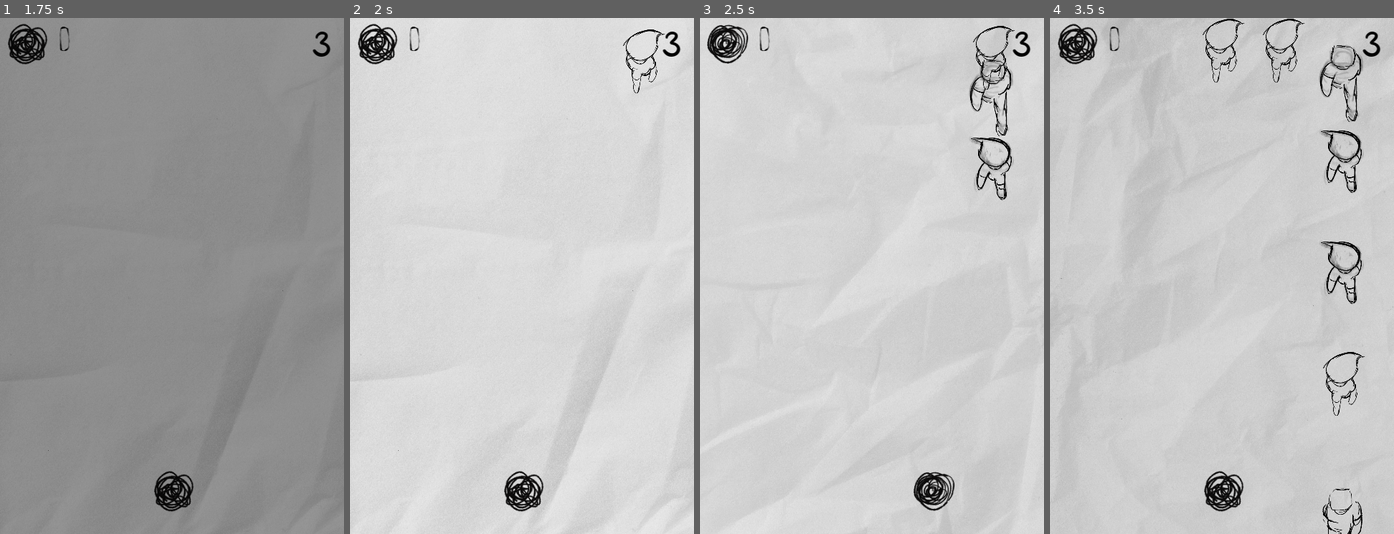
Above: before the commit, frames 1-4 (left to right).
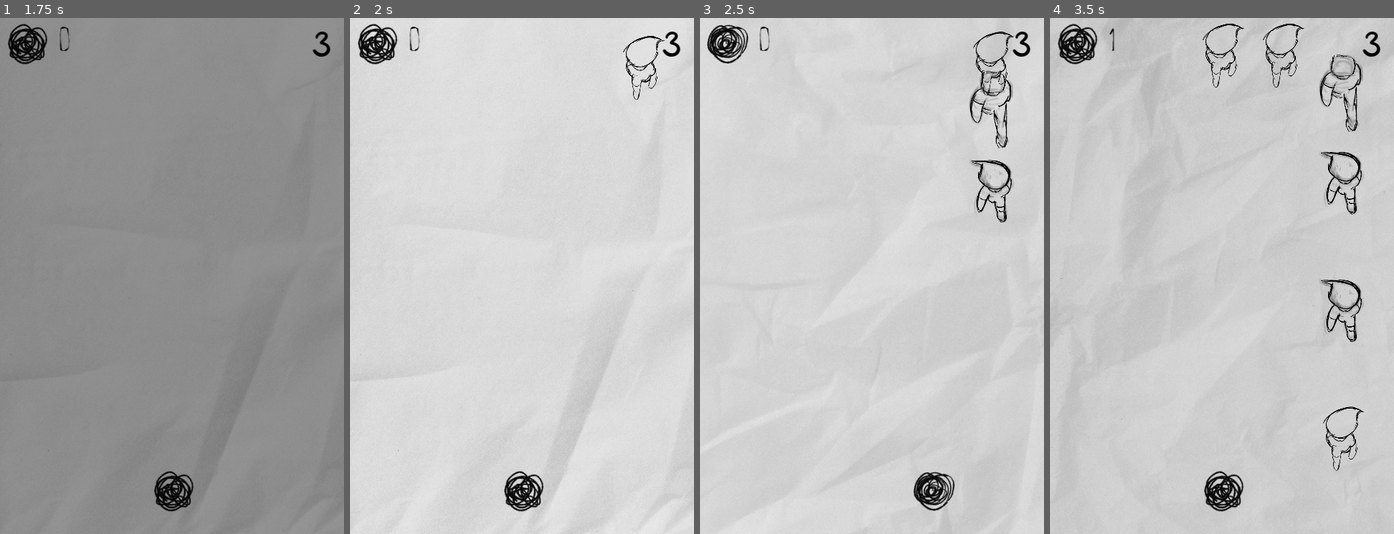
Above: after the commit, the same moments.

Repository: Bbubbee/AVoid
Game: Godot game, scene res://scenes/screens/game_end_screen.tscn
Same seed, same stepped clock (60 frames per second), same inputs: the game is played once before the commit and once after it.
Inputs:
- Up to frame 1 (1.75 s): click "Start" at 0.5 s; click "Start" at 1.25 s
- Up to frame 2 (2 s): no input
- Up to frame 3 (2.5 s): tap Enter (enter) at 2 s; hold D (right) from 2.03 s (still down); hold Enter (enter) from 2.03 s (still down)
- Up to frame 4 (3.5 s): release D (right) at 2.78 s; release Enter (enter) at 2.78 s; hold A (left) from 2.78 s (still down); tap Enter (enter) at 2.85 s

Frame 1 is identical in both runs. In frame 2, 0.4% of the frame differs, in the area x 79-92%, y 2-16%; in frame 3, 1.9%; in frame 4, 3.9%, in the area x 17-92%, y 0-100%.

Commit message:
release v1

Diff:
--- /dev/null
+++ b/scenes/audio/gameplay_music.gd
@@ -0,0 +1,11 @@
+extends AudioStreamPlayer
+
+var songs = {
+	0: preload("res://assets/audio/music/lofi-gameplay/sad-soul-chasing-a-feeling-185750.mp3")
+}
+
+
+func _ready():
+	var r = randi() % songs.size()
+	stream = songs[r]
+	playing = true
--- a/scenes/levels/main.tscn
+++ b/scenes/levels/main.tscn
@@ -10,6 +10,10 @@
 [ext_resource type="PackedScene" uid="uid://wkxjwp25ccsh" path="res://scenes/player/void.tscn" id="5_sx3b4"]
 [ext_resource type="FontFile" uid="uid://cjr6tc40jew43" path="res://assets/font/creepy_circus.ttf" id="6_oqwpx"]
 [ext_resource type="Script" path="res://scenes/levels/pause_menu.gd" id="10_n88yy"]
+[ext_resource type="Script" path="res://scenes/audio/gameplay_music.gd" id="11_2leng"]
+[ext_resource type="AudioStream" uid="uid://brbwc0vo3xgss" path="res://assets/audio/a-growing-sense-of-tension.mp3" id="12_uroun"]
+[ext_resource type="AudioStream" uid="uid://bjmokad182h5n" path="res://assets/audio/pencil-writing-foley.mp3" id="13_hjtmq"]
+[ext_resource type="AudioStream" uid="uid://cldy6an61uarp" path="res://assets/audio/pencil-long.mp3" id="14_3p4qq"]
 
 [sub_resource type="StyleBoxEmpty" id="StyleBoxEmpty_5yyj2"]
 
@@ -113,3 +117,22 @@
 text = "Paused"
 horizontal_alignment = 1
 vertical_alignment = 1
+
+[node name="GameplayMusic" type="AudioStreamPlayer" parent="."]
+volume_db = -5.0
+script = ExtResource("11_2leng")
+
+[node name="Tension" type="AudioStreamPlayer" parent="."]
+stream = ExtResource("12_uroun")
+volume_db = -10.0
+autoplay = true
+
+[node name="Drawing" type="AudioStreamPlayer" parent="."]
+stream = ExtResource("13_hjtmq")
+volume_db = -20.0
+autoplay = true
+
+[node name="DrawingLong" type="AudioStreamPlayer" parent="."]
+stream = ExtResource("14_3p4qq")
+volume_db = -18.0
+autoplay = true
--- a/scenes/levels/pause_menu.gd
+++ b/scenes/levels/pause_menu.gd
@@ -1,4 +1,4 @@
-extends VBoxContainer
+extends Control
 
 
 
--- a/scenes/people/base_person.gd
+++ b/scenes/people/base_person.gd
@@ -7,7 +7,7 @@
 
 
 func _ready() -> void:
-	difficulty_modifier = Stats.difficulty
+	difficulty_modifier = clamp(Stats.difficulty, 1, 5)
 	velocity.y = person.speed
 
 
--- a/scenes/people/mother.gd
+++ b/scenes/people/mother.gd
@@ -42,17 +42,17 @@
 
 
 func _on_set_difficulty(difficulty: int):
-	if difficulty > 3: difficulty = 3
 	match difficulty:
 		1:
+			spawn_time = 0.5
+		2:
 			spawn_time = 0.4
-		2:
-			spawn_time = 0.3
 		3:
 			start_second_timer = true
-			print('starting level 3 ')
+			spawn_time = 0.3
+		8:
 			spawn_time = 0.2
-		4:
+		14:
 			spawn_time = 0.15
 
 
--- a/scenes/player/player.gd
+++ b/scenes/player/player.gd
@@ -7,6 +7,7 @@
 	set(lane):
 		current_lane = clamp(lane, 0, 4)
 		position.x = Lanes.lanes[current_lane]
+@onready var bump = $Bump
 
 func _ready() -> void:
 	state_machine.init(self)
@@ -22,5 +23,5 @@
 	if not invulnerability_timer.is_stopped(): return
 
 	Stats.hp -= 1
-
+	bump.play()
 	invulnerability_timer.start()
--- a/scenes/player/player.tscn
+++ b/scenes/player/player.tscn
@@ -1,9 +1,10 @@
-[gd_scene load_steps=7 format=3 uid="uid://b1payd28naxy7"]
+[gd_scene load_steps=8 format=3 uid="uid://b1payd28naxy7"]
 
 [ext_resource type="Script" path="res://scenes/player/player.gd" id="1_finnm"]
 [ext_resource type="PackedScene" uid="uid://cpd203hmfijxs" path="res://utils/states/player_state_machine.tscn" id="1_xr3i2"]
 [ext_resource type="Script" path="res://scenes/player/live.gd" id="2_6fyax"]
 [ext_resource type="PackedScene" uid="uid://wkxjwp25ccsh" path="res://scenes/player/void.tscn" id="4_qwo2m"]
+[ext_resource type="AudioStream" uid="uid://sq7oeraxfdns" path="res://assets/audio/bump.mp3" id="5_qxwvh"]
 
 [sub_resource type="CapsuleShape2D" id="CapsuleShape2D_tmtqg"]
 
@@ -47,4 +48,9 @@
 
 [node name="Void" parent="." instance=ExtResource("4_qwo2m")]
 
+[node name="Bump" type="AudioStreamPlayer" parent="."]
+stream = ExtResource("5_qxwvh")
+volume_db = -6.0
+pitch_scale = 0.8
+
 [connection signal="area_entered" from="Hurtbox" to="." method="_on_hurtbox_area_entered"]
--- a/scenes/screens/game_end_screen.gd
+++ b/scenes/screens/game_end_screen.gd
@@ -3,6 +3,8 @@
 
 
 @onready var highscore_label: Label = $VBoxContainer/HighscoreLabel
+@onready var click = $Click
+
 
 
 func _ready() -> void:
@@ -11,6 +13,7 @@
 
 func _on_button_pressed() -> void:
 	SceneTransition.change_scene("res://scenes/levels/main.tscn")
+	click.play()
 
 @onready var void_profile = $VoidProfile
 
--- a/scenes/screens/game_end_screen.tscn
+++ b/scenes/screens/game_end_screen.tscn
@@ -1,9 +1,13 @@
-[gd_scene load_steps=5 format=3 uid="uid://si08yje5547n"]
+[gd_scene load_steps=9 format=3 uid="uid://si08yje5547n"]
 
 [ext_resource type="Script" path="res://scenes/screens/game_end_screen.gd" id="1_5pvtf"]
 [ext_resource type="FontFile" uid="uid://cjr6tc40jew43" path="res://assets/font/creepy_circus.ttf" id="2_nfqtp"]
 [ext_resource type="PackedScene" uid="uid://b0hr1fn4i0rw" path="res://scenes/ui/background.tscn" id="2_o3cq5"]
 [ext_resource type="Texture2D" uid="uid://cktl1kk1nqv3j" path="res://assets/people/void/void-profile-spritesheet.png" id="4_na50v"]
+[ext_resource type="AudioStream" uid="uid://b1fhfqtr0ihbh" path="res://assets/audio/music/intro/song-from-a-secret-garden-sad-piano-205576.mp3" id="5_jmoyv"]
+[ext_resource type="AudioStream" uid="uid://b08pp02rggsis" path="res://assets/audio/click-button.mp3" id="6_82rof"]
+[ext_resource type="AudioStream" uid="uid://koj444wladj" path="res://assets/audio/eerie-ambience.mp3" id="6_me1fq"]
+[ext_resource type="AudioStream" uid="uid://bjmokad182h5n" path="res://assets/audio/pencil-writing-foley.mp3" id="7_fm0hu"]
 
 [node name="GameEndScreen" type="Control"]
 layout_mode = 3
@@ -60,5 +64,24 @@
 [node name="AnimationTimer" type="Timer" parent="."]
 autostart = true
 
+[node name="BGMusic" type="AudioStreamPlayer" parent="."]
+stream = ExtResource("5_jmoyv")
+volume_db = -10.0
+autoplay = true
+
+[node name="EerieAmbience" type="AudioStreamPlayer" parent="."]
+stream = ExtResource("6_me1fq")
+volume_db = -17.0
+autoplay = true
+
+[node name="Click" type="AudioStreamPlayer" parent="."]
+stream = ExtResource("6_82rof")
+volume_db = -12.0
+
+[node name="Drawing" type="AudioStreamPlayer" parent="."]
+stream = ExtResource("7_fm0hu")
+volume_db = -20.0
+autoplay = true
+
 [connection signal="pressed" from="VBoxContainer/Button" to="." method="_on_button_pressed"]
 [connection signal="timeout" from="AnimationTimer" to="." method="_on_animation_timer_timeout"]
--- a/scenes/screens/game_start_screen.gd
+++ b/scenes/screens/game_start_screen.gd
@@ -6,6 +6,7 @@
 
 @onready var void_label: Label = $VBoxContainer/VoidLabel
 @onready var highscore_label: Label = $VBoxContainer/HighscoreLabel
+@onready var click = $Click
 
 
 func _ready() -> void:
@@ -16,11 +17,13 @@
 func _on_button_pressed() -> void:
 	Stats.reset_stats()
 	SceneTransition.change_scene("res://scenes/levels/main.tscn")
+	click.play()
 
 
 func _on_main_menu_button_pressed() -> void:
 	Stats.reset_stats()
 	SceneTransition.change_scene("res://scenes/screens/game_end_screen.tscn")
+	click.play()
 
 @onready var hug = $Hug
 var f: int = 0
--- a/scenes/screens/game_start_screen.tscn
+++ b/scenes/screens/game_start_screen.tscn
@@ -1,10 +1,13 @@
-[gd_scene load_steps=6 format=3 uid="uid://bnecave51uqxb"]
+[gd_scene load_steps=9 format=3 uid="uid://bnecave51uqxb"]
 
 [ext_resource type="Script" path="res://scenes/screens/game_start_screen.gd" id="1_l8vry"]
 [ext_resource type="FontFile" uid="uid://d157e03g5uarl" path="res://assets/font/light_stories.ttf" id="2_bvacy"]
 [ext_resource type="PackedScene" uid="uid://b0hr1fn4i0rw" path="res://scenes/ui/background.tscn" id="2_fso46"]
 [ext_resource type="FontFile" uid="uid://cjr6tc40jew43" path="res://assets/font/creepy_circus.ttf" id="4_lscpu"]
 [ext_resource type="Texture2D" uid="uid://dbqsvdbm53qd2" path="res://assets/people/hug-spritesheet.png" id="5_g62cd"]
+[ext_resource type="AudioStream" uid="uid://5pmgj871213c" path="res://assets/audio/music/end/a-small-miracle-132333.mp3" id="6_l0xu1"]
+[ext_resource type="AudioStream" uid="uid://b08pp02rggsis" path="res://assets/audio/click-button.mp3" id="7_1tdxq"]
+[ext_resource type="AudioStream" uid="uid://bjmokad182h5n" path="res://assets/audio/pencil-writing-foley.mp3" id="8_u2n7t"]
 
 [node name="GameStartScreen" type="Control"]
 layout_mode = 3
@@ -97,6 +100,20 @@
 [node name="AnimationTimer" type="Timer" parent="Hug"]
 autostart = true
 
+[node name="AudioStreamPlayer" type="AudioStreamPlayer" parent="."]
+stream = ExtResource("6_l0xu1")
+volume_db = -16.0
+autoplay = true
+
+[node name="Click" type="AudioStreamPlayer" parent="."]
+stream = ExtResource("7_1tdxq")
+volume_db = -12.0
+
+[node name="Drawing" type="AudioStreamPlayer" parent="."]
+stream = ExtResource("8_u2n7t")
+volume_db = -20.0
+autoplay = true
+
 [connection signal="pressed" from="VBoxContainer/RestartButton" to="." method="_on_button_pressed"]
 [connection signal="pressed" from="VBoxContainer/MainMenuButton" to="." method="_on_main_menu_button_pressed"]
 [connection signal="timeout" from="Hug/AnimationTimer" to="." method="_on_animation_timer_timeout"]
--- a/utils/globals/stats.gd
+++ b/utils/globals/stats.gd
@@ -13,7 +13,7 @@
 signal set_difficulty(difficulty :int)
 var difficulty: int = 0:
 	set(new_difficulty):
-		difficulty = clamp(new_difficulty, 0, 4)
+		difficulty = clamp(new_difficulty, 0, 15)
 		set_difficulty.emit(difficulty)
 
 signal got_hugged
Not shown, added: assets/audio/a-growing-sense-of-tension.mp3.import
Not shown, added: assets/audio/bump.mp3.import
Not shown, added: assets/audio/click-button.mp3.import
Not shown, added: assets/audio/eerie-ambience.mp3.import
Not shown, added: assets/audio/music/end/a-small-miracle-132333.mp3.import
Not shown, added: assets/audio/music/intro/song-from-a-secret-garden-sad-piano-205576.mp3.import
Not shown, added: assets/audio/music/lofi-gameplay/sad-soul-chasing-a-feeling-185750.mp3.import
Not shown, added: assets/audio/pencil-long.mp3.import
Not shown, added: assets/audio/pencil-writing-foley.mp3.import
Not shown, changed: export_presets.cfg
Not shown: 1 places in scenes/levels/main.tscn that only renumber resources
Not shown, added: assets/audio/a-growing-sense-of-tension.mp3
(and 10 more such lines)
